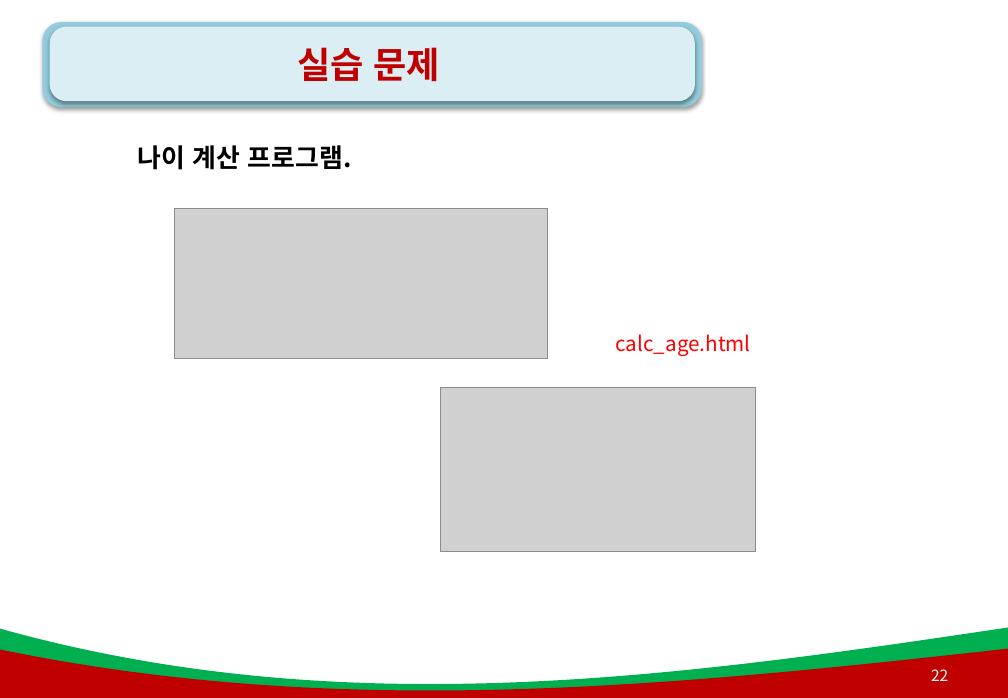
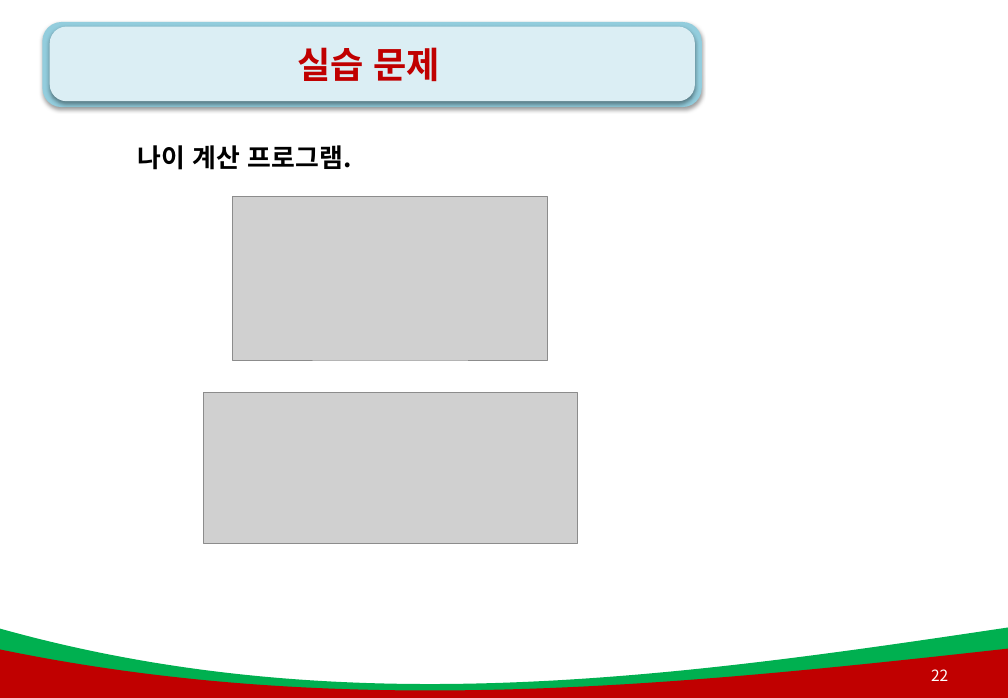
Before and after one commit to AhNyx/js_works, a slide deck: slide 22 of green_project_web/js_ppt/4강. js_함수(메서드).pptx. Drawn at 1008x698 pixels with LibreOffice and Linux fonts; fonts in the diff are those of the drawing; grey boxes stand for pictures; background and template pictures are left out. Boxes give left, top, right and bottom in pixels: in the first picture for what was removed or moved away, otherwise in the second. Text is boxed around its words. In the diff, an @@ line names an element or a change of style, - is before the commit and + after.

```diff
--- a/green_project_web/js_ppt/4강. js_함수(메서드).pptx
+++ b/green_project_web/js_ppt/4강. js_함수(메서드).pptx
@@ picture: place and size @@
-picture at box(440, 388, 756, 552)
+picture at box(233, 196, 548, 360)
@@ text removed at box(616, 334, 751, 356) @@
-calc_age.html
@@ picture: place and size @@
-picture at box(174, 208, 548, 358)
+picture at box(204, 393, 578, 543)
```
Also in this commit, not shown: 2 other slides changed, 4 slides added, 21 other files.
